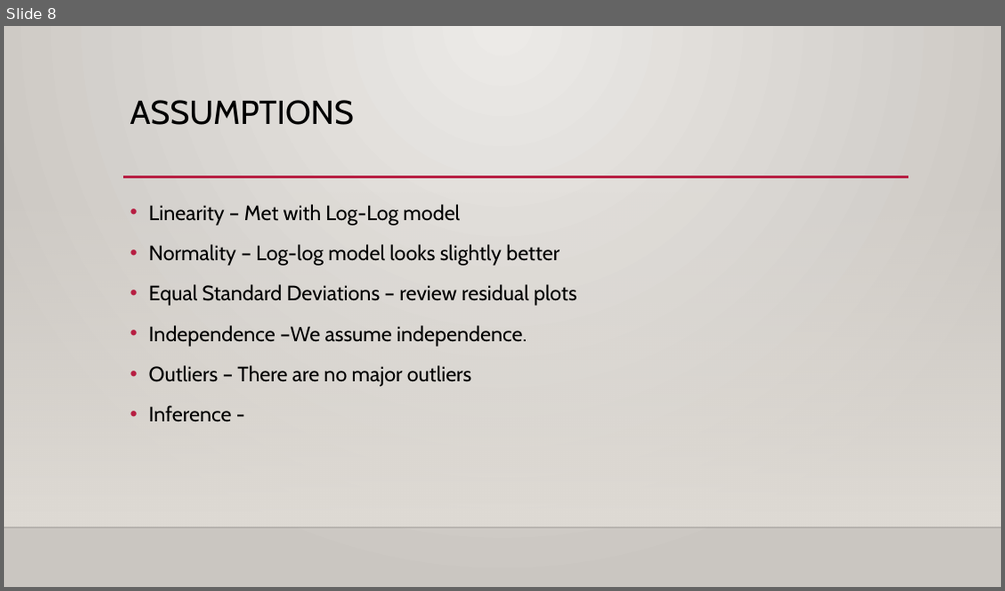
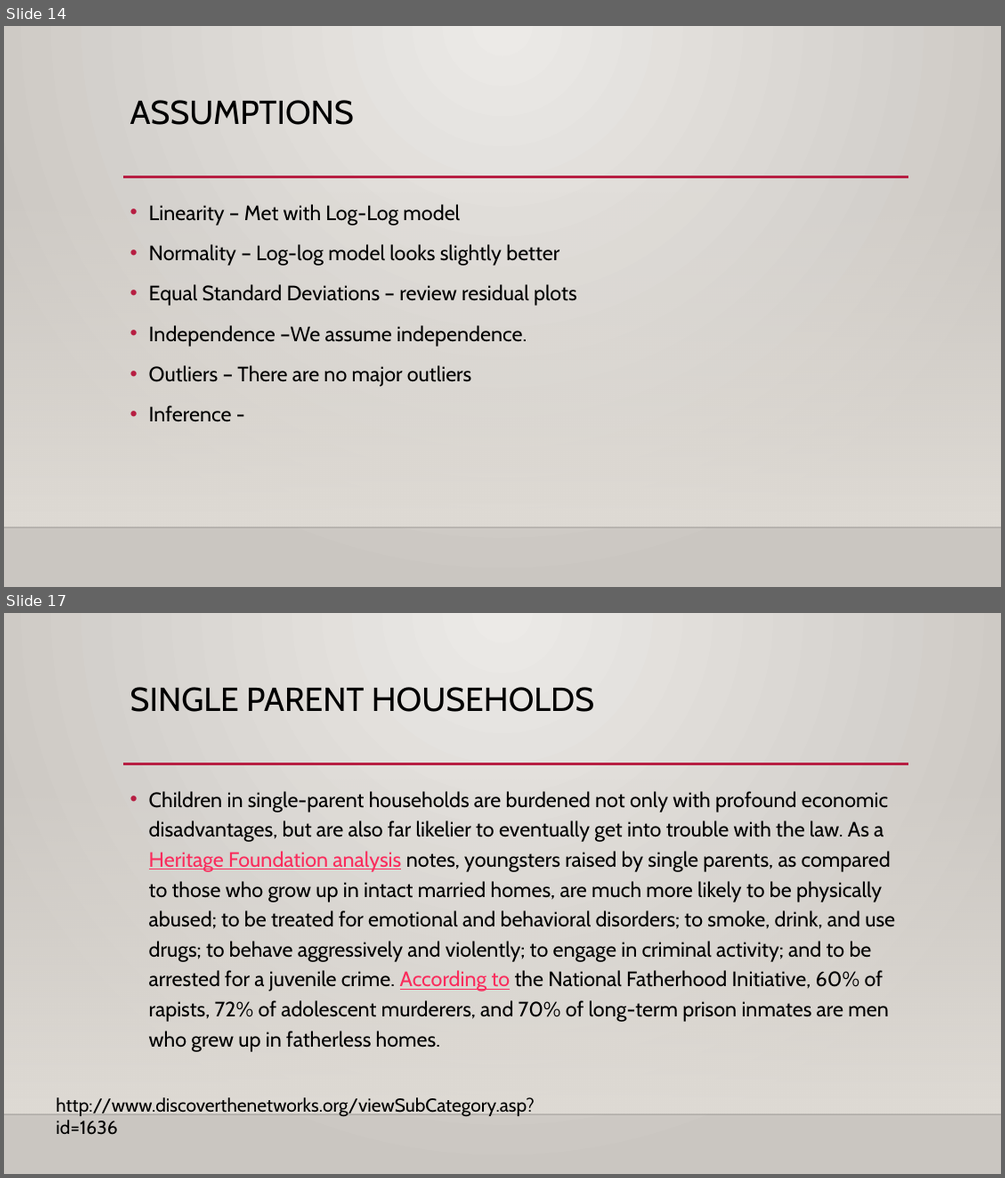
Before and after one commit to ShonTM/MSDS6306CaseStudy2, a slide deck: Violent crimes Per Population & communities.pptx. Shown one above the other, each under a label of ours: slide 8 before the commit, slides 14 and 17 after it; the slides between them are not shown. The pictures are 1005x591 and 1005x1178 pixels, drawn with LibreOffice and Linux fonts; fonts in the diff are those of the drawing; background and template pictures are left out. Boxes give left, top, right and bottom in pixels: in the first picture for what was removed or moved away, otherwise in the second. Text is boxed around its words. In the diff, an @@ line names an element or a change of style, - is before the commit and + after.

```diff
--- a/Violent crimes Per Population & communities.pptx
+++ b/Violent crimes Per Population & communities.pptx
@@ slide 17 added at (4,613,1001,1174), background gradient #ECEAE7 to #CAC7C1; not listed: 3 template elements that a slide beside it also shows @@
@@ title added at (130,687,594,712), 32 pt, text #000000 @@
+SINGLE PARENT HOUSEHOLDS
@@ text added at (149,791,895,1052), 20 pt, text #000000 @@
+• Children in single-parent households are burdened not only with profound economic disadvantages, but are also far likelier to eventually get into trouble with the law. As a Heritage Foundation analysis notes, youngsters raised by single parents, as compared to those who grow up in intact married homes, are much more likely to be physically abused; to be treated for emotional and behavioral disorders; to smoke, drink, and use drugs; to behave aggressively and violently; to engage in criminal activity; and to be arrested for a juvenile crime. According to the National Fatherhood Initiative, 60% of rapists, 72% of adolescent murderers, and 70% of long-term prison inmates are men who grew up in fatherless homes.
@@ text added at (56,1097,534,1135), 18 pt, text #000000 @@
+http://www.discoverthenetworks.org/viewSubCategory.asp?id=1636
@@ what was slide 8 is now slide 14 @@
```
Also in this commit, not shown: 6 slides changed, 4 other slides added, 4 slides removed, 16 other files.
